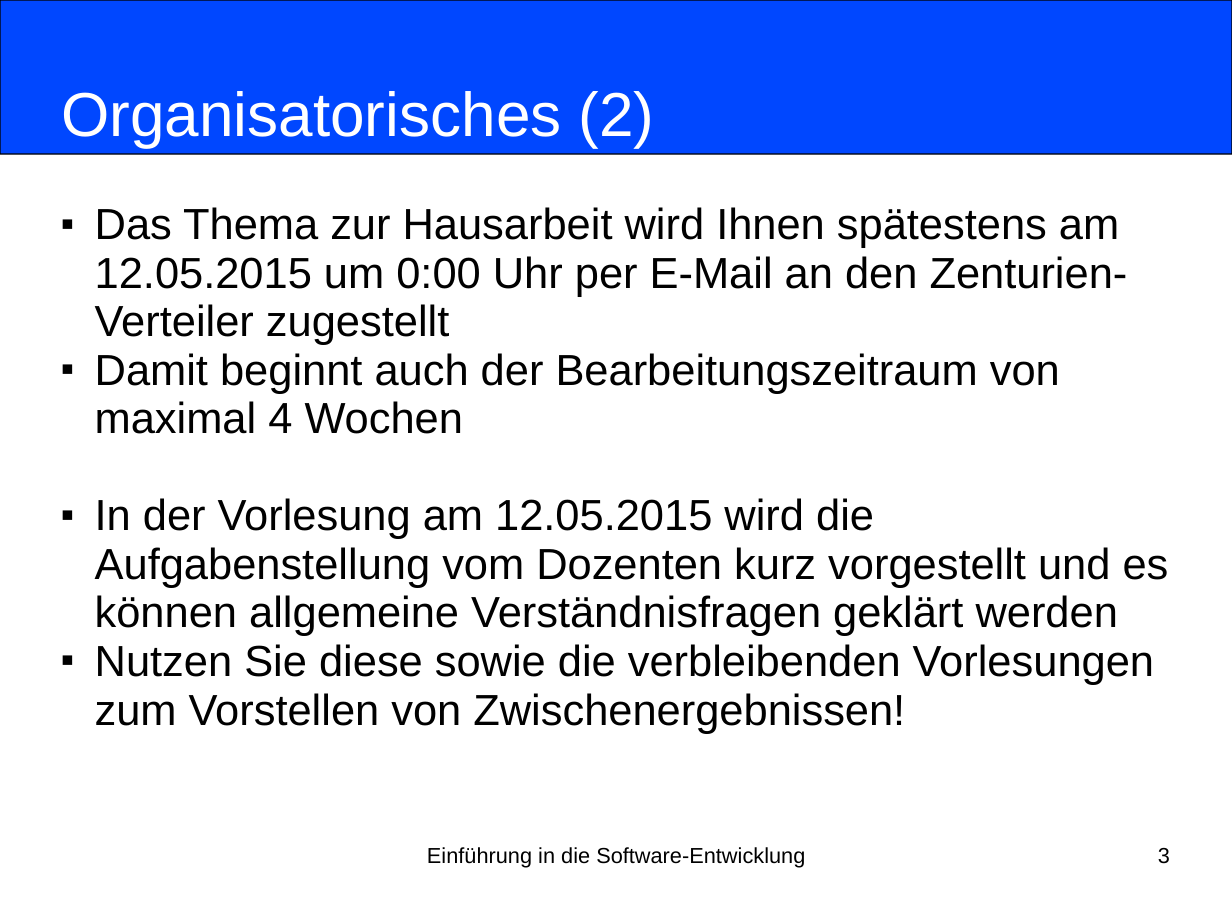
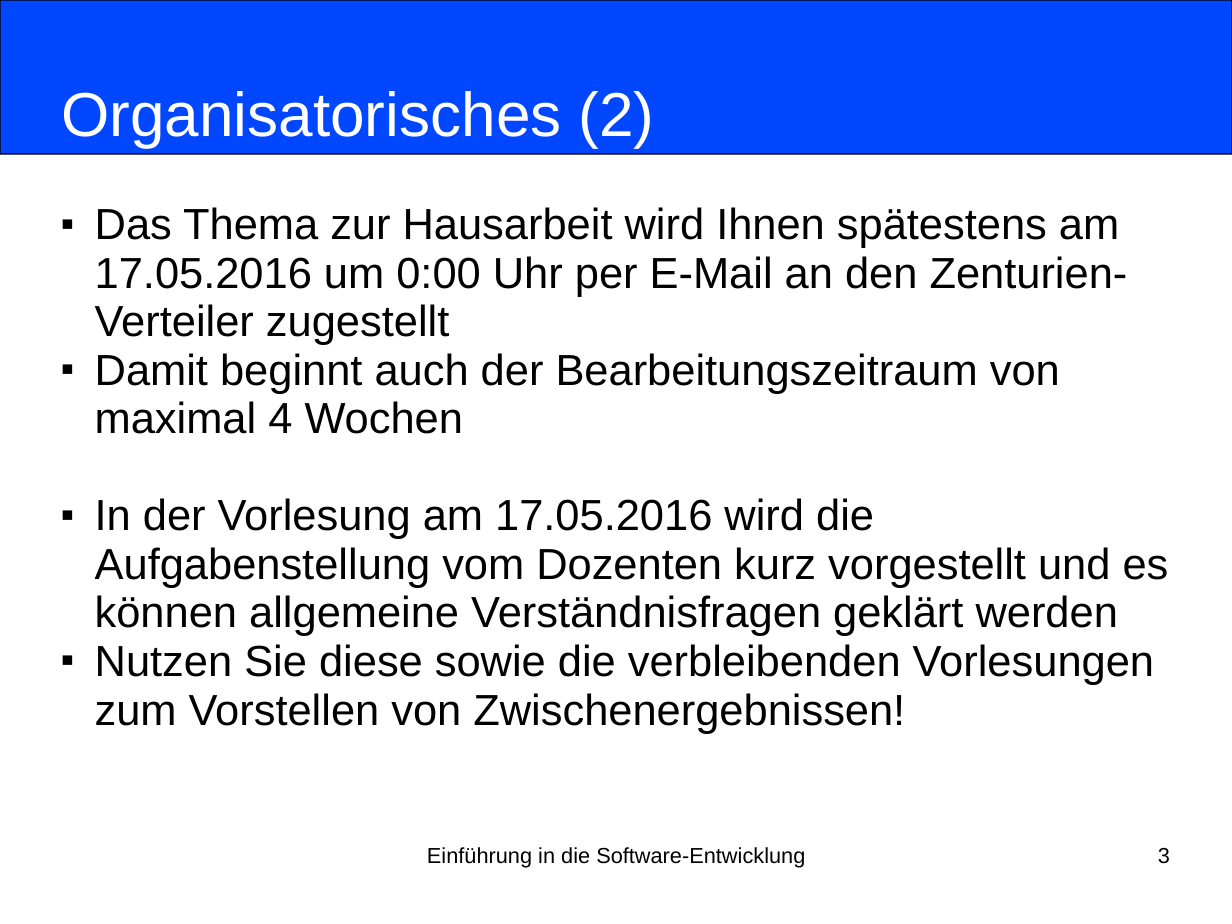
Before and after one commit to nordakademie-einfuehrung-java/vorlesungsskript, a slide deck: slide 3 of folien/Semester_04_Termin_04_Kapitel12.pptx. Drawn at 1232x924 pixels with LibreOffice and Linux fonts; fonts in the diff are those of the drawing. Boxes give left, top, right and bottom in pixels: in the first picture for what was removed or moved away, otherwise in the second. Text is boxed around its words. In the diff, an @@ line names an element or a change of style, - is before the commit and + after.

```diff
--- a/folien/Semester_04_Termin_04_Kapitel12.pptx
+++ b/folien/Semester_04_Termin_04_Kapitel12.pptx
@@ subtitle at (x1=95, y1=207, x2=1128, y2=345): text changed @@
-■ Das Thema zur Hausarbeit wird Ihnen spätestens am 12.05.2015 um 0:00 Uhr per E-Mail an den Zenturien-Verteiler zugestellt
+■ Das Thema zur Hausarbeit wird Ihnen spätestens am 17.05.2016 um 0:00 Uhr per E-Mail an den Zenturien-Verteiler zugestellt
@@ subtitle at (x1=95, y1=498, x2=1169, y2=636): text changed @@
-■ In der Vorlesung am 12.05.2015 wird die Aufgabenstellung vom Dozenten kurz vorgestellt und es können allgemeine Verständnisfragen geklärt werden
+■ In der Vorlesung am 17.05.2016 wird die Aufgabenstellung vom Dozenten kurz vorgestellt und es können allgemeine Verständnisfragen geklärt werden
```
Also in this commit, not shown: 2 other slides changed, 1 other file.
